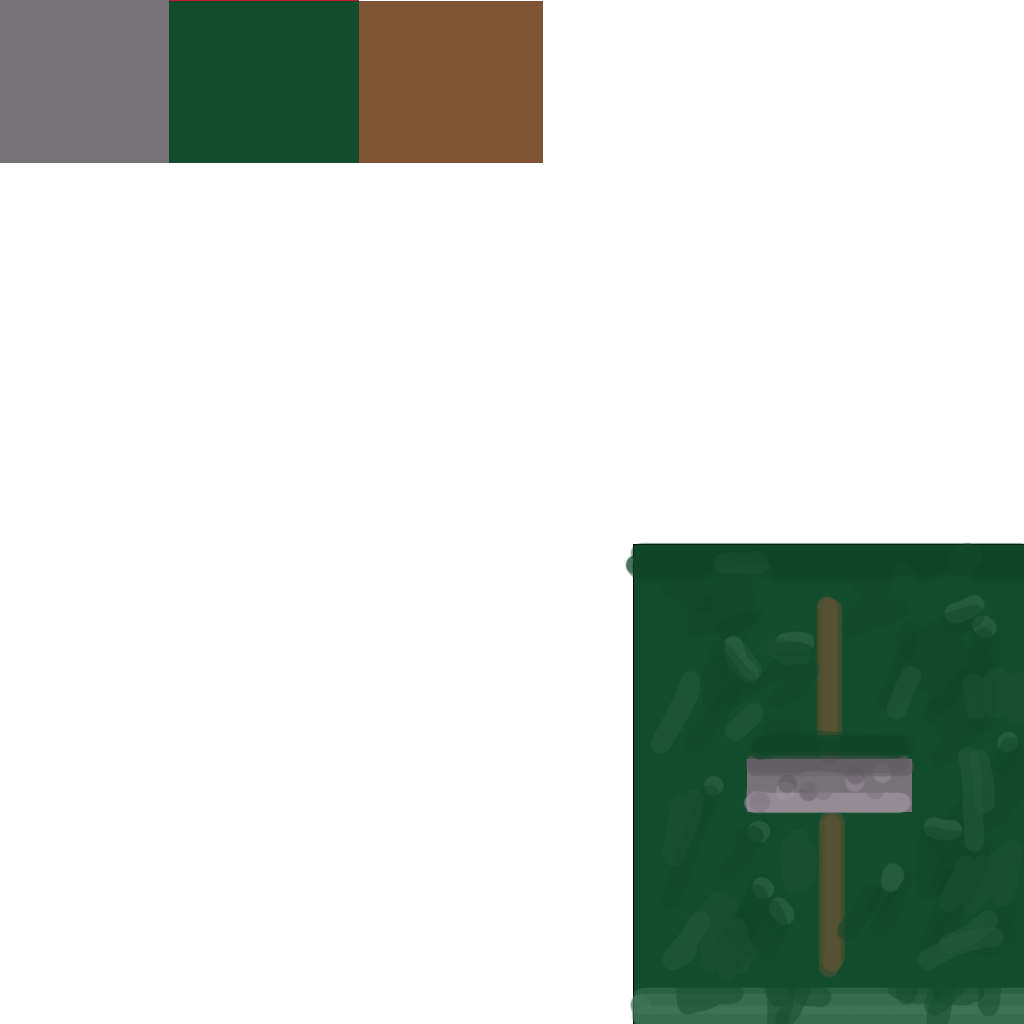
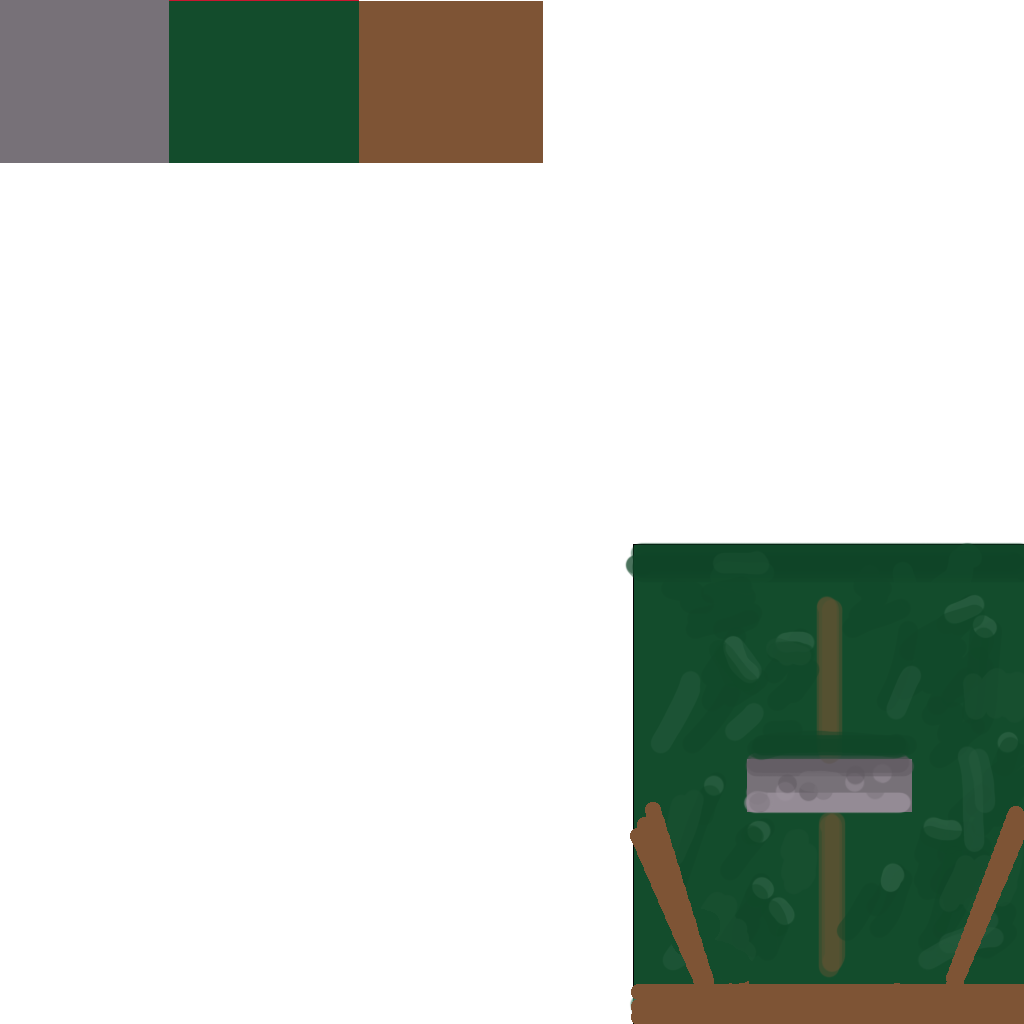
Layer changes from the first (1024, 1024) image to the second:
painted on "Слой 1" over bbox(630, 802, 1024, 1024)
